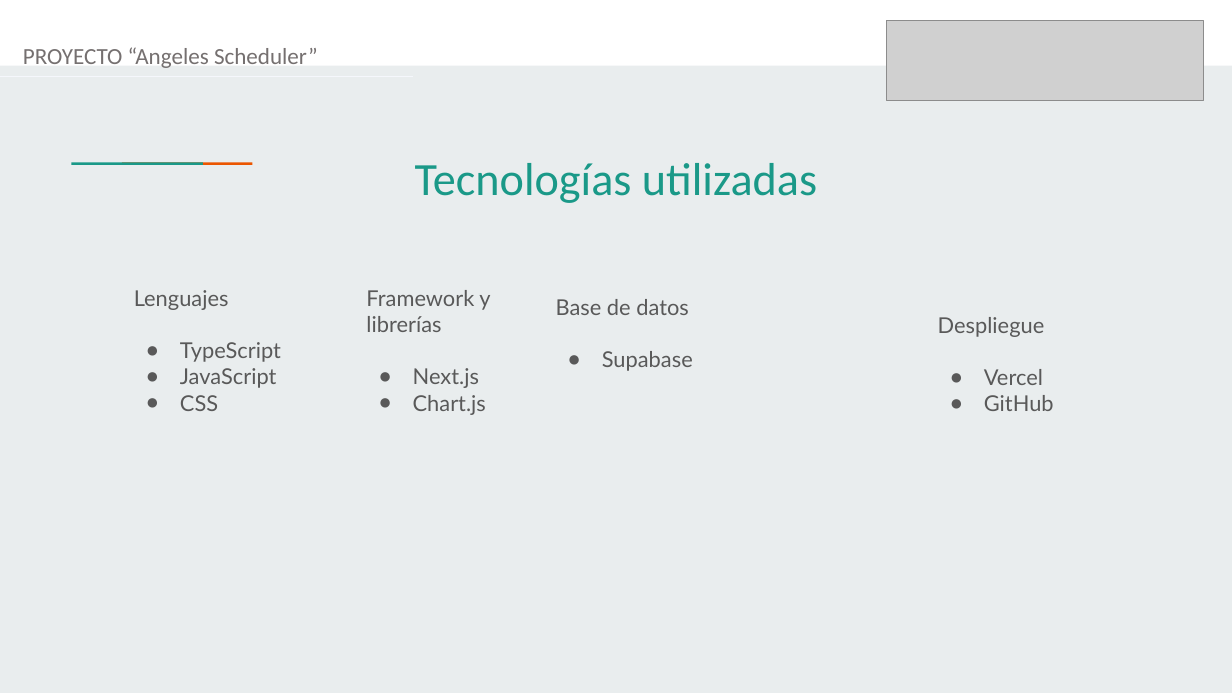
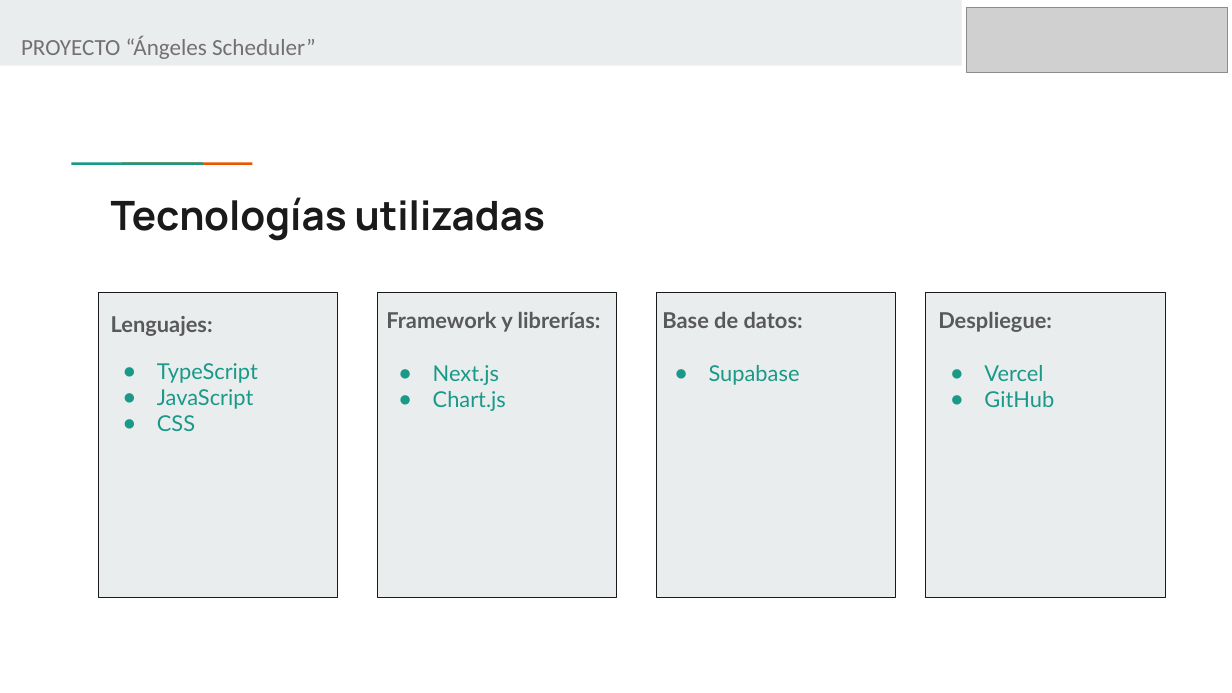
Before and after one commit to CrisMolina12/CP_PTY4614_4_EQP_2, a slide deck: slide 14 of Fase 2/Evidencias Proyecto/Presentación Proyecto.pptx (slide 12 before the commit). Drawn at 1232x693 pixels with LibreOffice and Linux fonts; fonts in the diff are those of the drawing; grey boxes stand for pictures. Boxes give left, top, right and bottom in pixels: in the first picture for what was removed or moved away, otherwise in the second. Text is boxed around its words. In the diff, an @@ line names an element or a change of style, - is before the commit and + after.

```diff
--- a/Fase 2/Evidencias Proyecto/Presentación Proyecto.pptx
+++ b/Fase 2/Evidencias Proyecto/Presentación Proyecto.pptx
@@ background #E9EDEE to #FFFFFF @@
@@ rectangle at <box>0,0,1232,66</box>: fill #FFFFFF to #E9EDEE @@
@@ rectangle added at <box>962,0,1232,72</box>, fill #FFFFFF @@
@@ picture: place and size @@
-picture at <box>886,21,1204,101</box>
+picture at <box>967,7,1227,73</box>
@@ text at <box>21,36,316,59</box>: text changed @@
-PROYECTO “Angeles Scheduler”
+PROYECTO “Ángeles Scheduler”
@@ line removed from (0, 77) to (413, 77) @@
@@ title "Tecnologías utilizadas": place and size @@
-title "Tecnologías utilizadas" at <box>415,163,817,203</box>
+title "Tecnologías utilizadas" at <box>111,197,545,241</box>
@@ title "Tecnologías utilizadas" at <box>111,197,545,241</box>: size 36 to 31.5 pt, font Calibri to Manrope, text colour #1A9988 to #1A1A1A, bold on; alignment centre to left @@
@@ text "Lenguajes:": place and size @@
-text "Lenguajes:" at <box>134,290,281,411</box>
+text "Lenguajes:" at <box>111,316,258,431</box>
@@ rectangle added at <box>98,293,337,598</box>, fill #E9EDEE, outline #1A1A1A 0.75 pt @@
@@ text "Framework y librerías:": place and size @@
-text "Framework y librerías:" at <box>366,290,490,415</box>
+text "Framework y librerías:" at <box>386,312,601,411</box>
@@ rectangle added at <box>377,293,616,598</box>, fill #E9EDEE, outline #1A1A1A 0.75 pt @@
@@ text "Base de datos:": place and size @@
-text "Base de datos:" at <box>556,299,693,371</box>
+text "Base de datos:" at <box>662,312,803,385</box>
@@ rectangle added at <box>656,293,896,598</box>, fill #E9EDEE, outline #1A1A1A 0.75 pt @@
@@ rectangle added at <box>926,293,1165,598</box>, fill #E9EDEE, outline #1A1A1A 0.75 pt @@
@@ text at <box>111,316,213,336</box>: text changed; bold on @@
-Lenguajes
+Lenguajes:
@@ text at <box>386,312,601,332</box>: text changed; bold on @@
-Framework y librerías
+Framework y librerías:
@@ text at <box>662,312,803,328</box>: text changed; bold on @@
-Base de datos
+Base de datos:
@@ text at <box>938,312,1052,332</box>: text changed; bold on @@
-Despliegue
+Despliegue:
@@ text at <box>157,363,258,431</box>: text colour #595959 to #1A9988 in "TypeScript", "JavaScript", "CSS"; more space between paragraphs; bullet colour #595959 to #1A9988 @@
@@ text at <box>433,365,506,411</box>: text colour #595959 to #1A9988 in "Next.js", "Chart.js"; bullet colour #595959 to #1A9988 @@
@@ text at <box>709,365,800,385</box>: text colour #595959 to #1A9988 in "Supabase"; bullet colour #595959 to #1A9988 @@
@@ text at <box>984,365,1054,407</box>: text colour #595959 to #1A9988 in "Vercel", "GitHub"; bullet colour #595959 to #1A9988 @@
```
Also in this commit, not shown: 7 other slides changed, 8 slides added, 7 slides removed.
